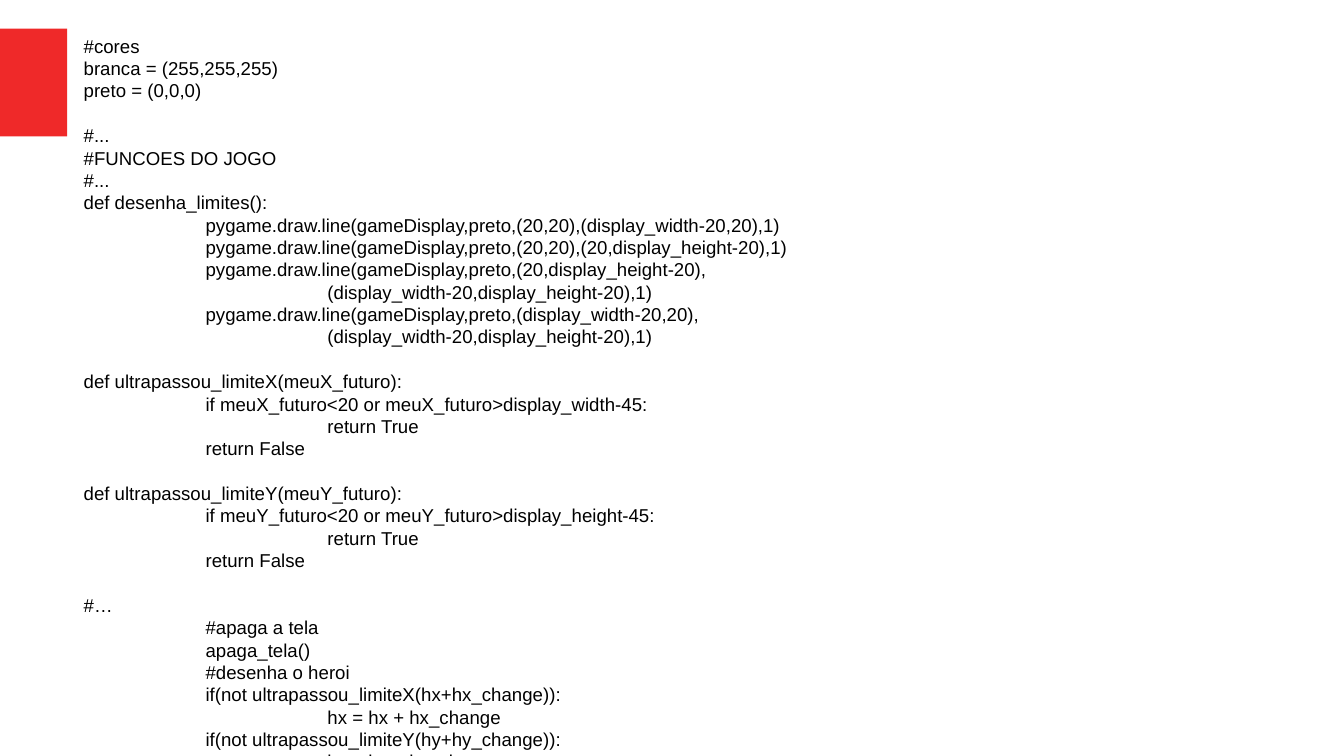
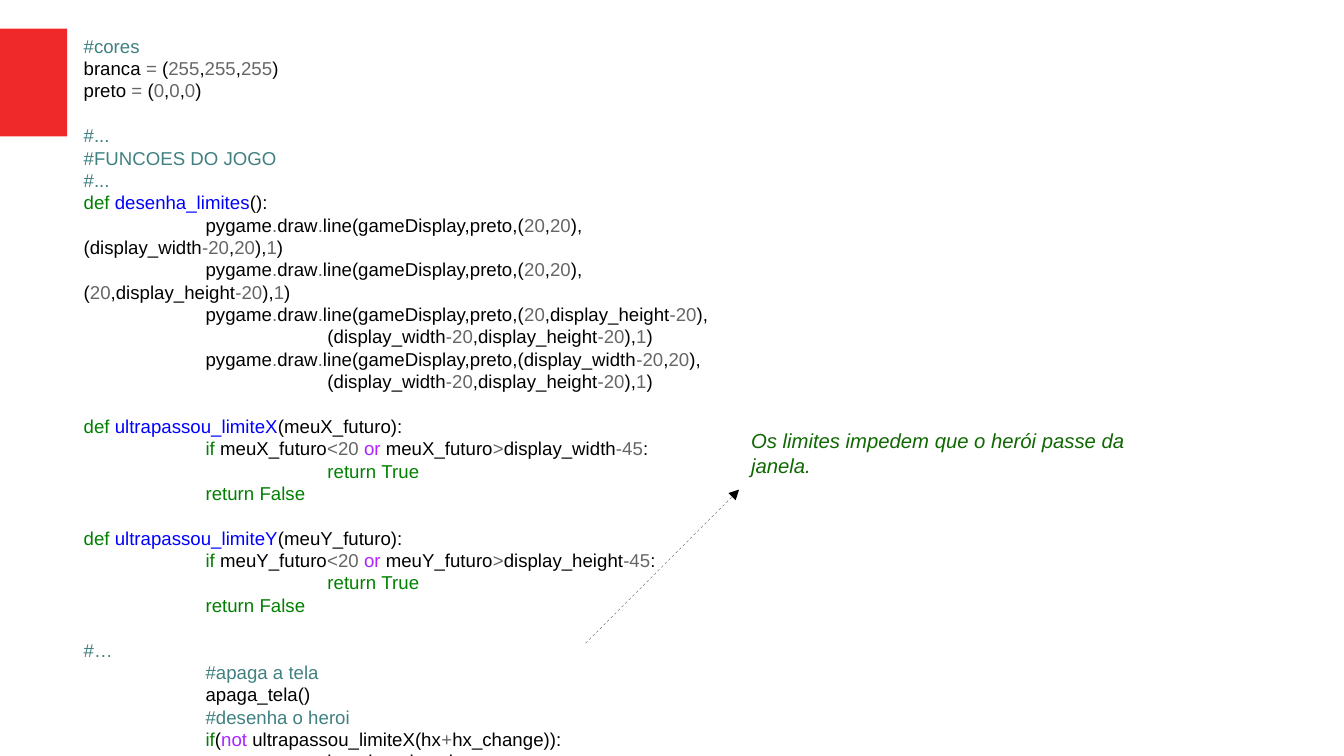
Before and after one commit to jeffersoncarvalho/SESCOMP-2019, a slide deck: slide 15 of curso-pygame.odp. Drawn at 1344x756 pixels with LibreOffice and Linux fonts; fonts in the diff are those of the drawing. Boxes give left, top, right and bottom in pixels: in the first picture for what was removed or moved away, otherwise in the second. Text is boxed around its words. In the diff, an @@ line names an element or a change of style, - is before the commit and + after.

```diff
--- a/curso-pygame.odp
+++ b/curso-pygame.odp
@@ text at (84, 40, 708, 750): text colour #000000 to #408080 in "#cores", "#...", "#FUNCOES DO JOGO", "#..." and 3 more places; text colour #000000 to #666666 in "= (255,255,255)", "= (0,0,0)", "pygame.draw.line(gameDisplay,preto,(20,20),(display_width-20 ...", "pygame.draw.line(gameDisplay,preto,(20,20),(20,display_heigh ..." and 10 more places; text colour #000000 to #008000 in "def", "def", "if", "return True" and 7 more places; text colour #000000 to #0000FF in "desenha_limites():", "ultrapassou_limiteX(meuX_futuro):", "ultrapassou_limiteY(meuY_futuro):"; text colour #000000 to #AA22FF in "or", "or", "if(not", "if(not" @@
@@ text added at (751, 433, 1125, 477), 12 pt, text #106802, italic @@
+Os limites impedem que o herói passe da janela.
@@ arrow added from (585, 644) to (739, 490), #000000 0 pt @@
```
Also in this commit, not shown: 9 other slides changed, 1 other file.
